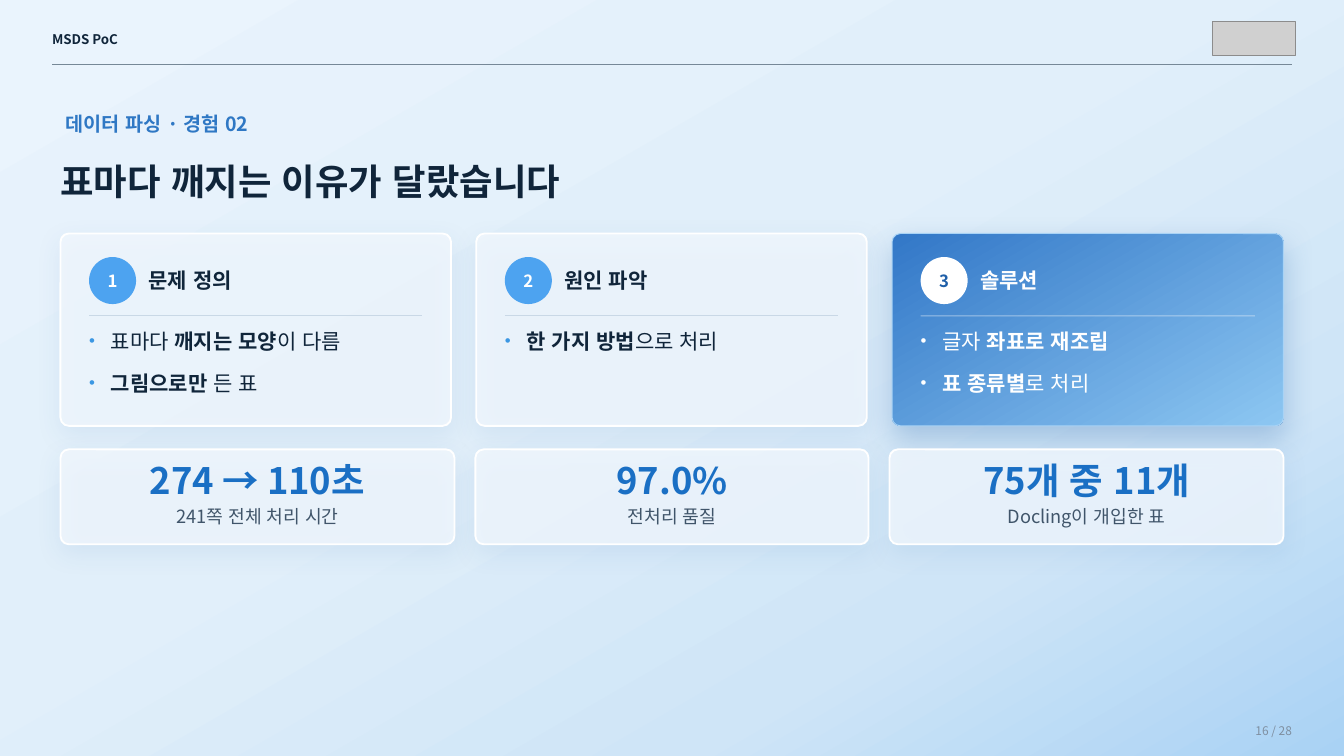
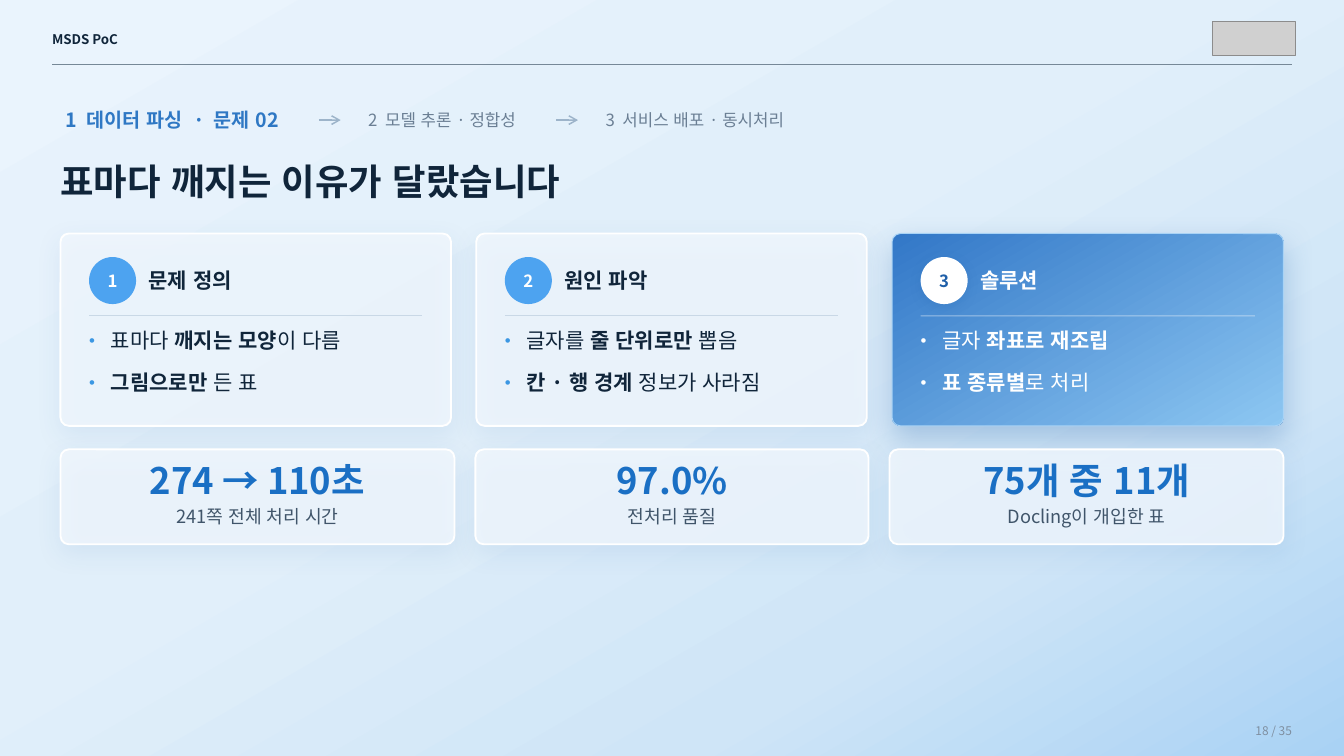
Before and after one commit to sunub/for-digital-divide, a slide deck: slide 18 of MSDS_PoC_flat.pptx (slide 16 before the commit). Drawn at 1344x756 pixels with LibreOffice and Linux fonts; fonts in the diff are those of the drawing; grey boxes stand for pictures. Boxes give left, top, right and bottom in pixels: in the first picture for what was removed or moved away, otherwise in the second. Text is boxed around its words. In the diff, an @@ line names an element or a change of style, - is before the commit and + after.

```diff
--- a/MSDS_PoC_flat.pptx
+++ b/MSDS_PoC_flat.pptx
@@ text at (66,110,279,129): text changed @@
-데이터 파싱 · 경험 02
+1 데이터 파싱 · 문제 02
@@ text added at (368,112,516,127), 12 pt, text #6B7F94 @@
+2 모델 추론 · 정합성
@@ text added at (606,112,784,127), 12 pt, text #6B7F94 @@
+3 서비스 배포 · 동시처리
@@ arrow added from (319, 120) to (341, 120), #9DB4CA 1.08 pt @@
@@ arrow added from (557, 120) to (578, 120), #9DB4CA 1.08 pt @@
@@ text at (527,327,738,353): text changed; bold off @@
-• 한 가지 방법으로 처리
+• 글자를 줄 단위로만 뽑음
@@ text added at (527,369,761,395), 15 pt, text #10253A @@
+• 칸 · 행 경계 정보가 사라짐
@@ text at (1255,726,1292,735): text changed @@
-16 / 28
+18 / 35
```
Also in this commit, not shown: 24 other slides changed, 8 slides added, 1 slide removed.
